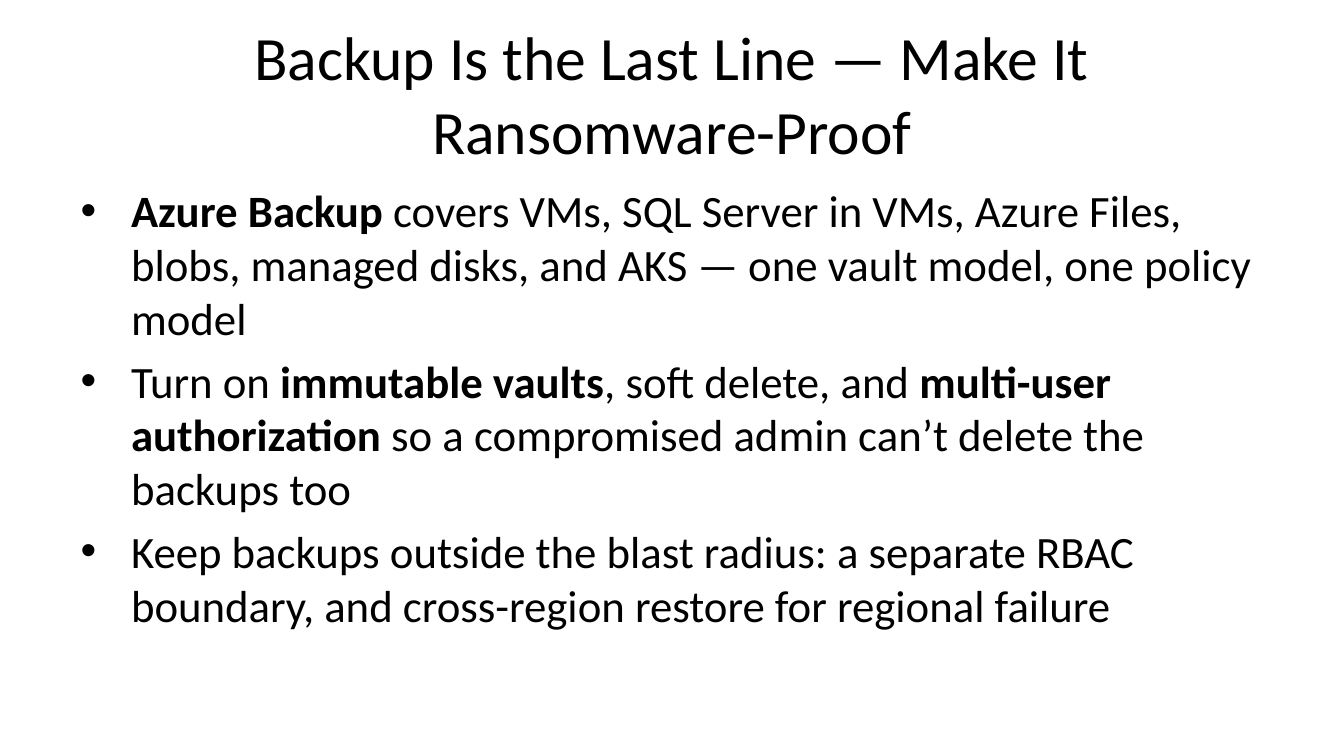
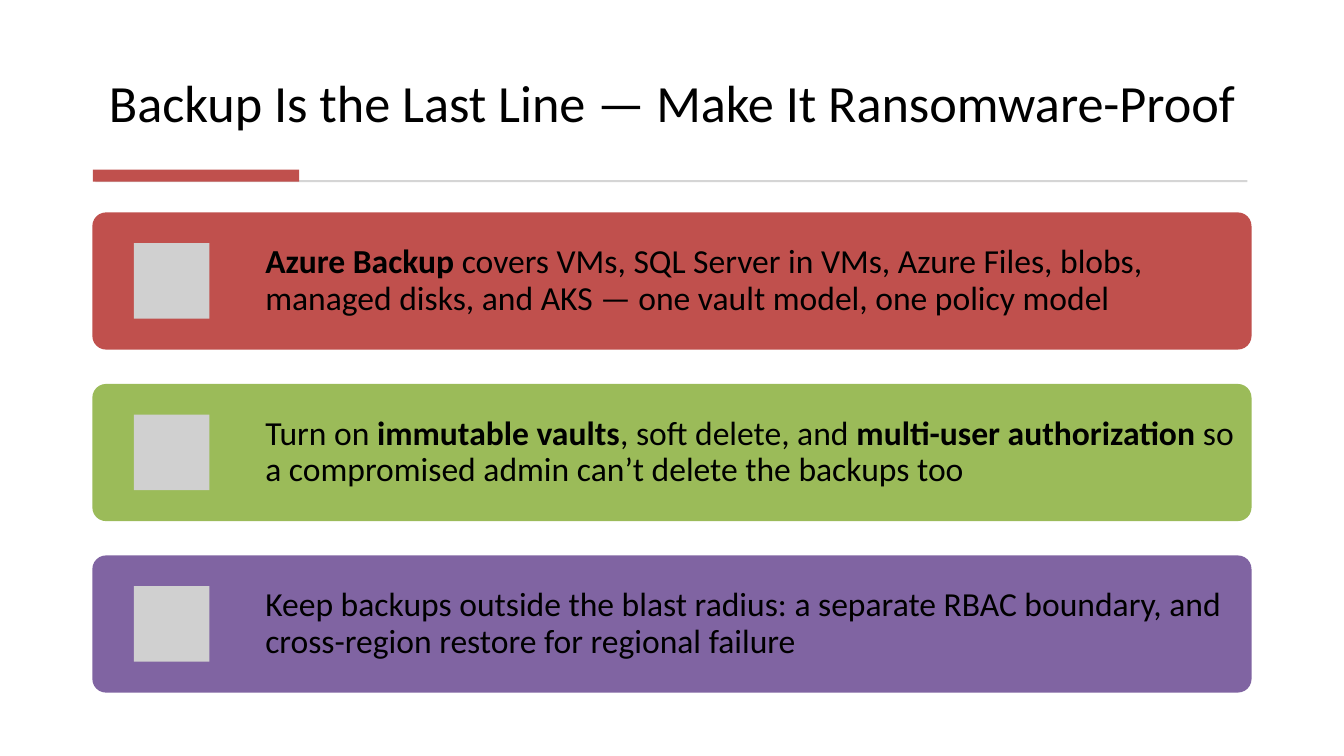
Before and after one commit to DC-AC/Azure-Precon, a slide deck: slide 23 of azure-precon-slides.pptx (slide 21 before the commit). Drawn at 1344x756 pixels with LibreOffice and Linux fonts; fonts in the diff are those of the drawing; grey boxes stand for pictures. Boxes give left, top, right and bottom in pixels: in the first picture for what was removed or moved away, otherwise in the second. Text is boxed around its words. In the diff, an @@ line names an element or a change of style, - is before the commit and + after.

```diff
--- a/azure-precon-slides.pptx
+++ b/azure-precon-slides.pptx
@@ title "Backup Is the Last Line ...": place and size @@
-title "Backup Is the Last Line ..." at box(255, 37, 1088, 155)
+title "Backup Is the Last Line ..." at box(109, 85, 1235, 131)
@@ title "Backup Is the Last Line ..." at box(109, 85, 1235, 131): size 33 to 28 pt; line spacing 1 to 0.9; vertical alignment middle to bottom @@
@@ rectangle added at box(93, 169, 300, 181), fill #C0504D @@
@@ rectangle added at box(95, 180, 1247, 181), fill #D5D5D5 @@
@@ text removed at box(131, 195, 1251, 630) @@
-• Azure Backup covers VMs, SQL Server in VMs, Azure Files, blobs, managed disks, and AKS — one vault model, one policy model
-• Turn on immutable vaults, soft delete, and multi-user authorization so a compromised admin can’t delete the backups too
-• Keep backups outside the blast radius: a separate RBAC boundary, and cross-region restore for regional failure
@@ group added at box(93, 212, 1251, 692): 3 rounded rectangles, 3 pictures, 3 texts @@
+Azure Backup covers VMs, SQL Server in VMs, Azure Files, blobs, managed disks, and AKS — one vault model, one policy model
+Turn on immutable vaults, soft delete, and multi-user authorization so a compromised admin can’t delete the backups too
+Keep backups outside the blast radius: a separate RBAC boundary, and cross-region restore for regional failure
```
Also in this commit, not shown: 101 other slides changed, 8 slides added, 1 slide removed, 2 other files.
